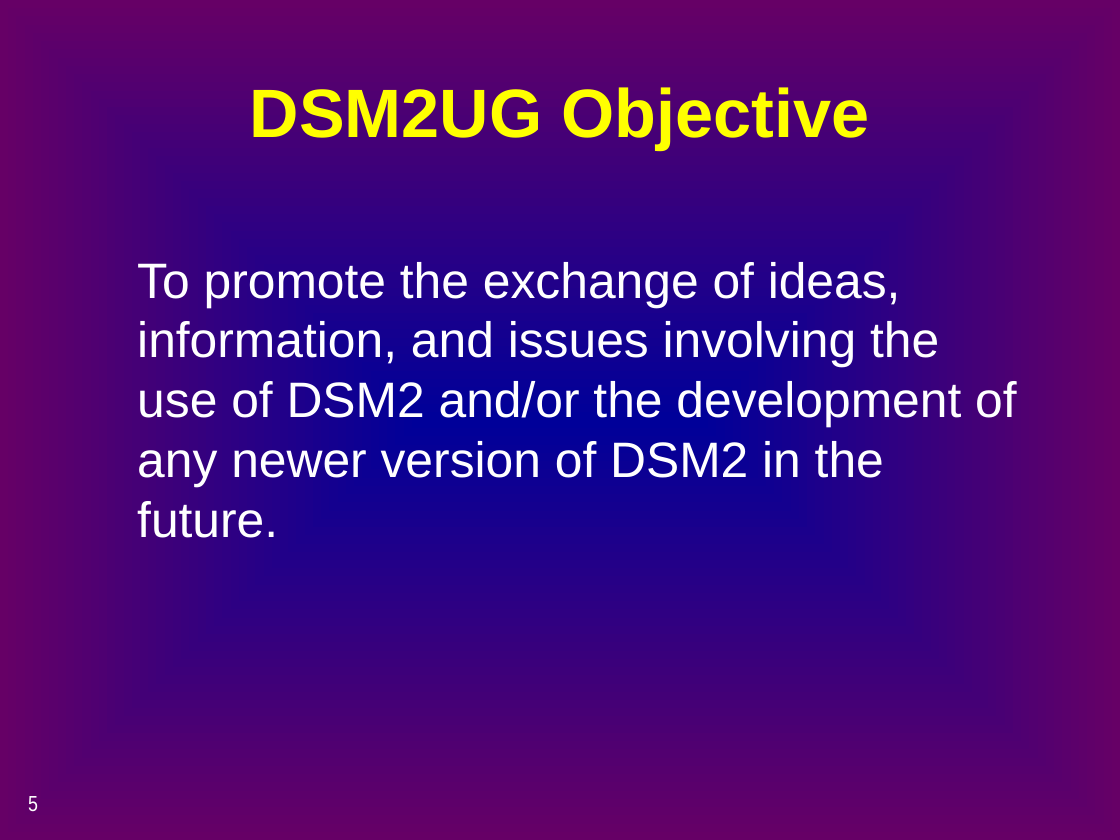
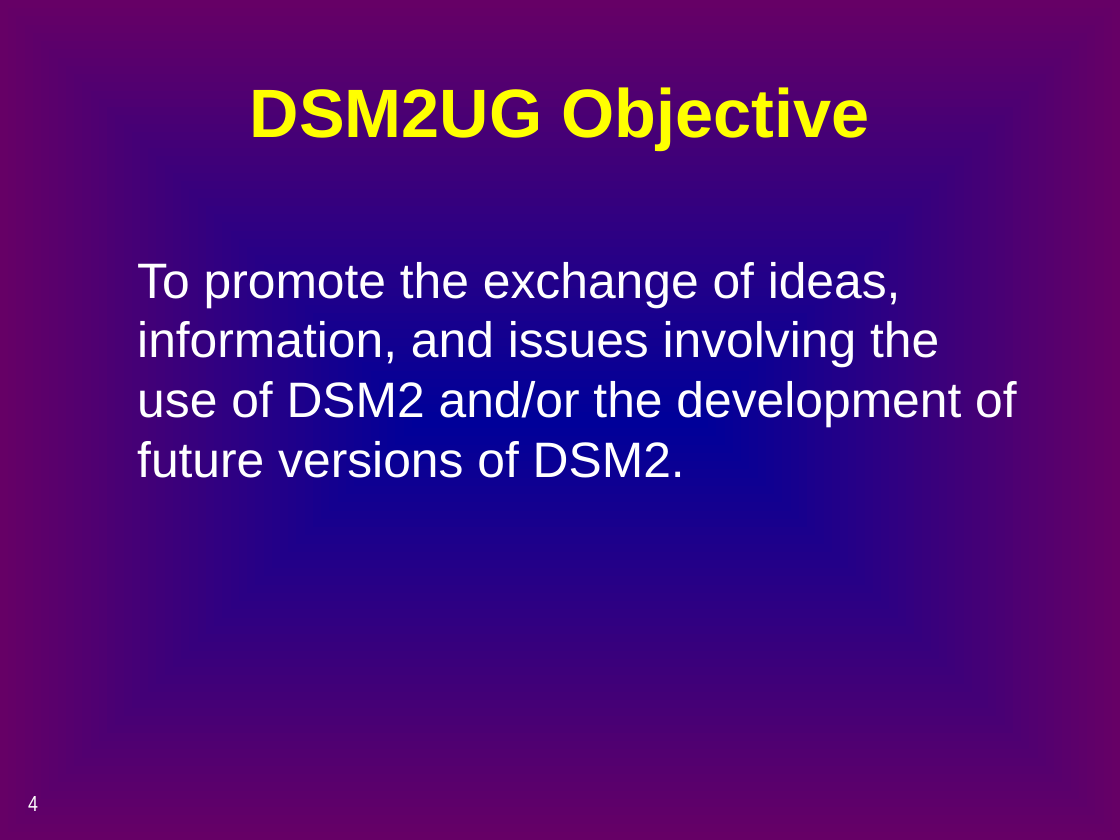
Before and after one commit to CADWRDeltaModeling/dsm2, a slide deck: slide 4 of dsm2/presentations/a3_dsm2_user_group.pptx (slide 5 before the commit). Drawn at 1120x840 pixels with LibreOffice and Linux fonts; fonts in the diff are those of the drawing. Boxes give left, top, right and bottom in pixels: in the first picture for what was removed or moved away, otherwise in the second. Text is boxed around its words. In the diff, an @@ line names an element or a change of style, - is before the commit and + after.

Commit message:
Min's changes.

Former-commit-id: 6f54883be3923c22651cce18704c7a981d392dee

```diff
--- a/dsm2/presentations/a3_dsm2_user_group.pptx
+++ b/dsm2/presentations/a3_dsm2_user_group.pptx
@@ text at (137,262,1016,478): text changed @@
-To promote the exchange of ideas, information, and issues involving the use of DSM2 and/or the development of any newer version of DSM2 in the future.
+To promote the exchange of ideas, information, and issues involving the use of DSM2 and/or the development of future versions of DSM2.
@@ page number at (28,796,38,811): text changed @@
-5
+4
```
Also in this commit, not shown: 5 other slides changed, 1 slide removed.
